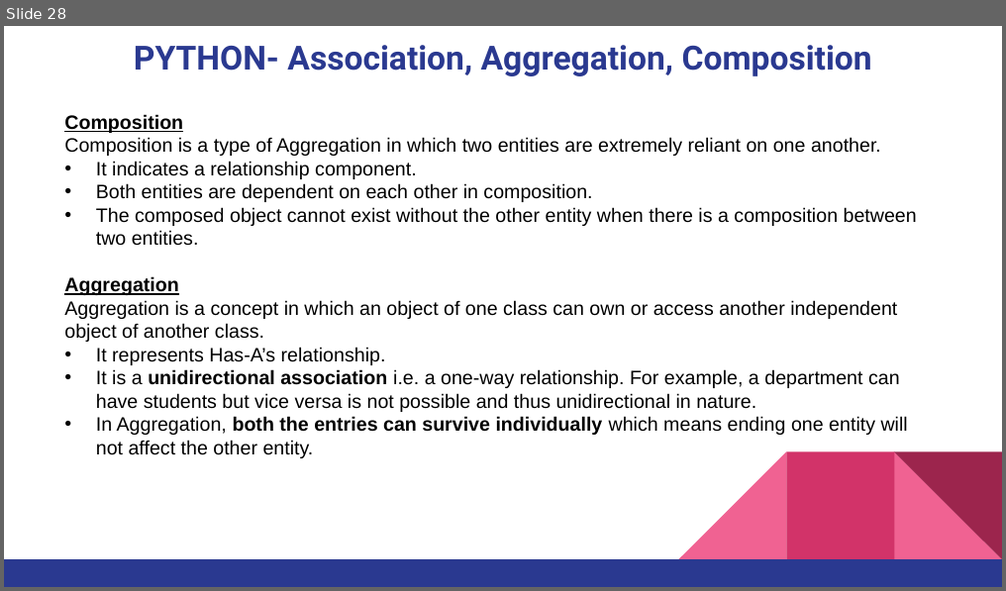
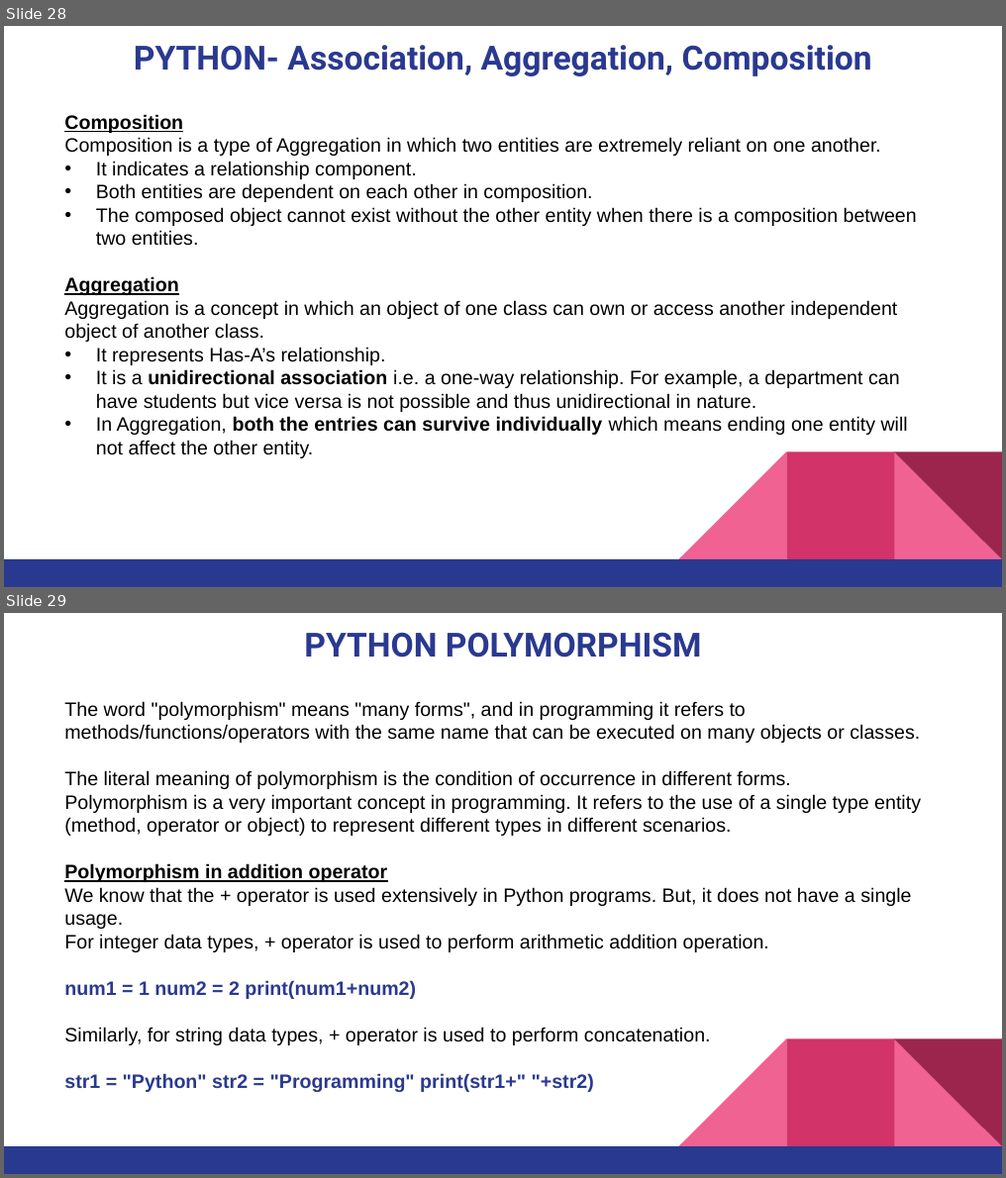
Before and after one commit to pnytrainingrepo/artificial-intelligence, a slide deck: Python-Programming-Week02.pptx. Shown one above the other, each under a label of ours: slide 28 before the commit, slides 28 and 29 after it. The pictures are 1006x591 and 1006x1178 pixels, drawn with LibreOffice and Linux fonts; fonts in the diff are those of the drawing. Boxes give left, top, right and bottom in pixels: in the first picture for what was removed or moved away, otherwise in the second. Text is boxed around its words. In the diff, an @@ line names an element or a change of style, - is before the commit and + after.

```diff
--- a/Python-Programming-Week02.pptx
+++ b/Python-Programming-Week02.pptx
@@ slide 29 added at (4,613,1002,1174), background #FFFFFF; not listed: 5 template elements that a slide beside it also shows @@
@@ title added at (304,632,702,658), 24 pt, text #2A3990, bold @@
+PYTHON POLYMORPHISM
@@ text added at (64,701,921,1092), 14 pt, text #000000 @@
+The word "polymorphism" means "many forms", and in programming it refers to methods/functions/operators with the same name that can be executed on many objects or classes.
+The literal meaning of polymorphism is the condition of occurrence in different forms.
+Polymorphism is a very important concept in programming. It refers to the use of a single type entity (method, operator or object) to represent different types in different scenarios.
+Polymorphism in addition operator
+We know that the + operator is used extensively in Python programs. But, it does not have a single usage.
+For integer data types, + operator is used to perform arithmetic addition operation.
+num1 = 1 num2 = 2 print(num1+num2)
+Similarly, for string data types, + operator is used to perform concatenation.
+str1 = "Python" str2 = "Programming" print(str1+" "+str2)
```
Also in this commit, not shown: 7 other slides added, 3 other files.
